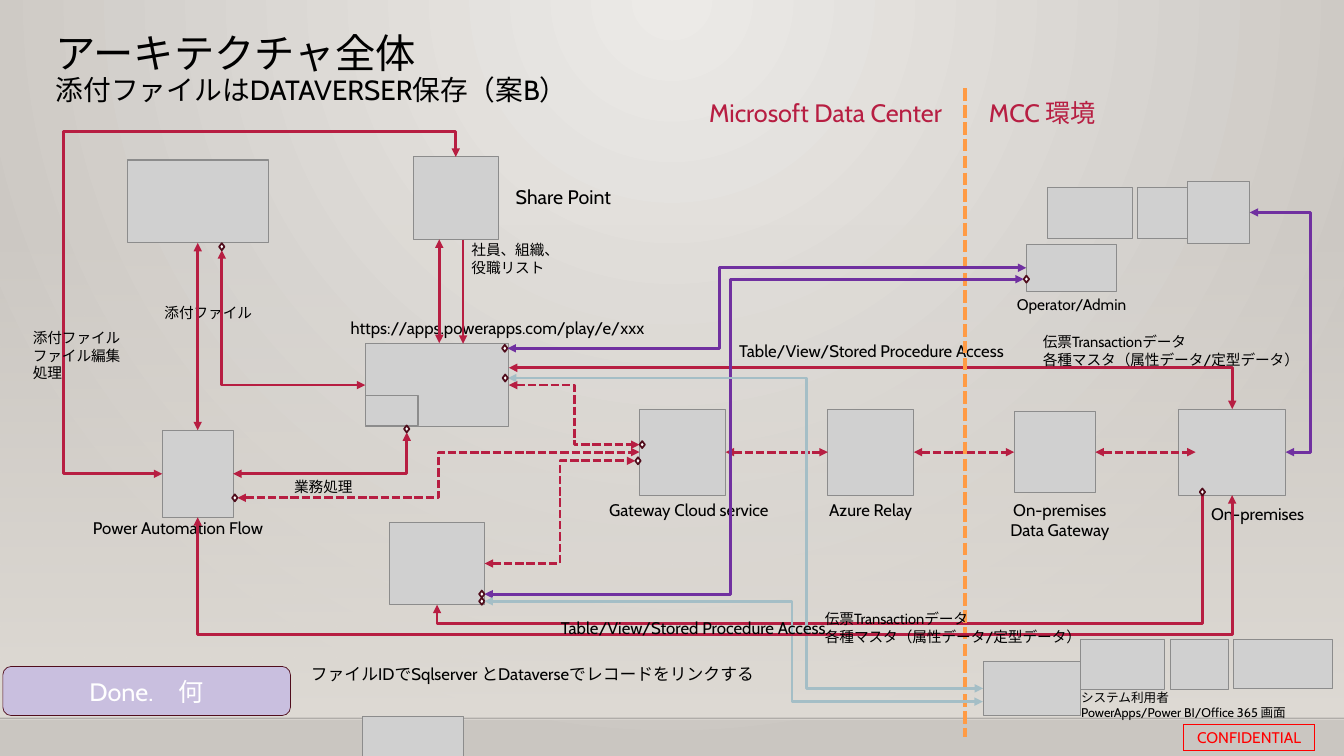
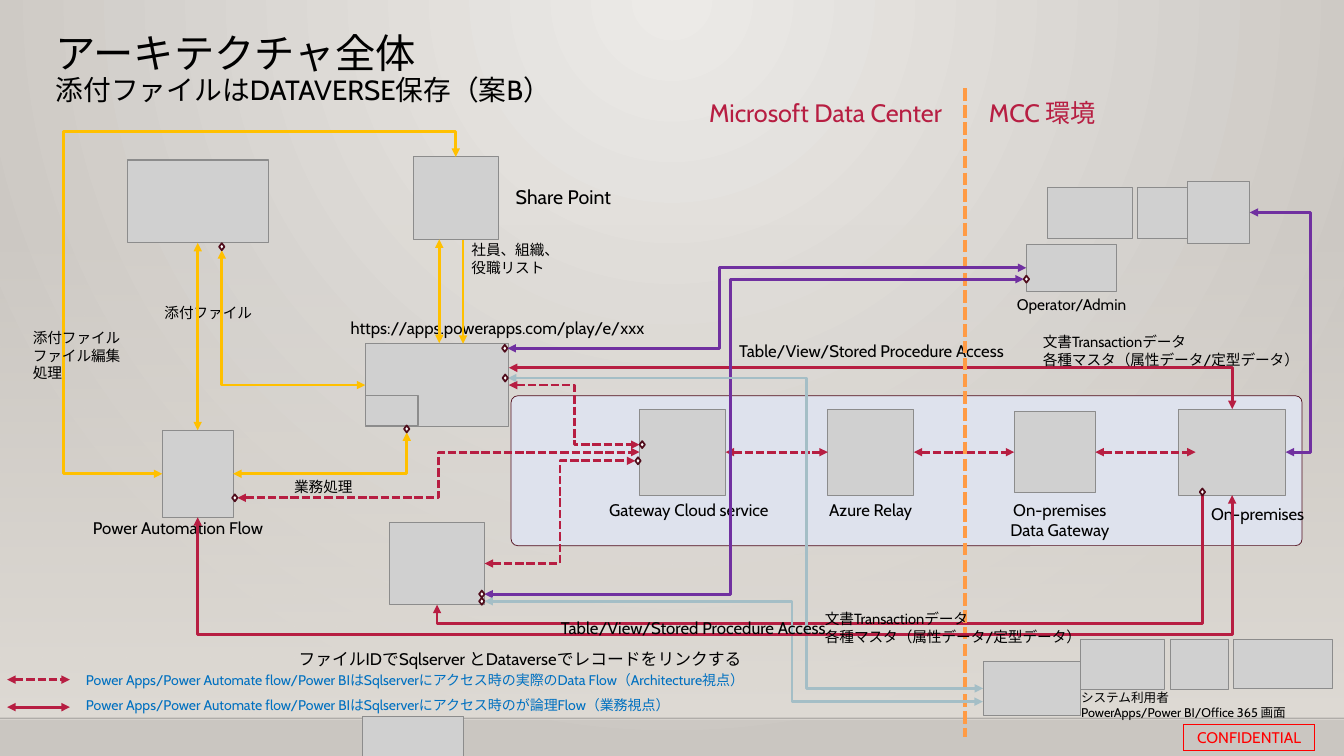
Before and after one commit to 0494938/Notes--CMS-Online, a slide deck: slide 30 of Notesアプリ刷新プロジェクト提案見積もり.pptx (slide 7 before the commit). Drawn at 1344x756 pixels with LibreOffice and Linux fonts; fonts in the diff are those of the drawing; grey boxes stand for pictures; background and template pictures are left out. Boxes give left, top, right and bottom in pixels: in the first picture for what was removed or moved away, otherwise in the second. Text is boxed around its words. In the diff, an @@ line names an element or a change of style, - is before the commit and + after.

```diff
--- a/Notesアプリ刷新プロジェクト提案見積もり.pptx
+++ b/Notesアプリ刷新プロジェクト提案見積もり.pptx
@@ title at [56, 34, 551, 103]: text changed @@
-アーキテクチャ全体
-添付ファイルはDATAVERSER保存（案B）
+アーキテクチャ全体
+添付ファイルはDATAVERSE保存（案B）
@@ elbow double arrow (456, 157) - (162, 474): stroke #B71E42 2 pt to #FFC000 2 pt @@
@@ elbow double arrow (198, 431) - (198, 243): stroke #B71E42 2 pt to #FFC000 2 pt @@
@@ elbow double arrow (222, 250) - (365, 385): stroke #B71E42 2 pt to #FFC000 2 pt @@
@@ double arrow (440, 240) - (440, 343): stroke #B71E42 2 pt to #FFC000 2 pt @@
@@ arrow (463, 240) - (463, 344): stroke #B71E42 2 pt to #FFC000 2 pt @@
@@ text at [1043, 334, 1186, 349]: text changed @@
-伝票Transactionデータ
+文書Transactionデータ
@@ rounded rectangle added at [511, 396, 1303, 546], fill #DEE2ED, outline #500D1D 0.5 pt @@
@@ elbow double arrow (233, 474) - (407, 433): stroke #B71E42 2 pt to #FFC000 2 pt @@
@@ text at [825, 610, 968, 628]: text changed @@
-伝票Transactionデータ
+文書Transactionデータ
@@ text "ファイルIDでSqlserver とDataverseでレコードをリンクする": place and size @@
-text "ファイルIDでSqlserver とDataverseでレコードをリンクする" at [311, 666, 753, 684]
+text "ファイルIDでSqlserver とDataverseでレコードをリンクする" at [299, 651, 741, 669]
@@ rounded rectangle removed at [3, 666, 290, 716] @@
-Done. 何
@@ double arrow added from (7, 680) to (70, 680), #B71E42 2 pt dashed @@
@@ text added at [86, 673, 744, 689], 10 pt, text #0070C0 @@
+Power Apps/Power Automate flow/Power BIはSqlserverにアクセス時の実際のData Flow（Architecture視点）
@@ double arrow added from (7, 708) to (70, 708), #B71E42 2 pt @@
@@ text added at [86, 698, 669, 714], 10 pt, text #0070C0 @@
+Power Apps/Power Automate flow/Power BIはSqlserverにアクセス時のが論理Flow（業務視点）
```
Also in this commit, not shown: 12 other slides changed, 5 slides added, 2 slides removed, 9 other files.
